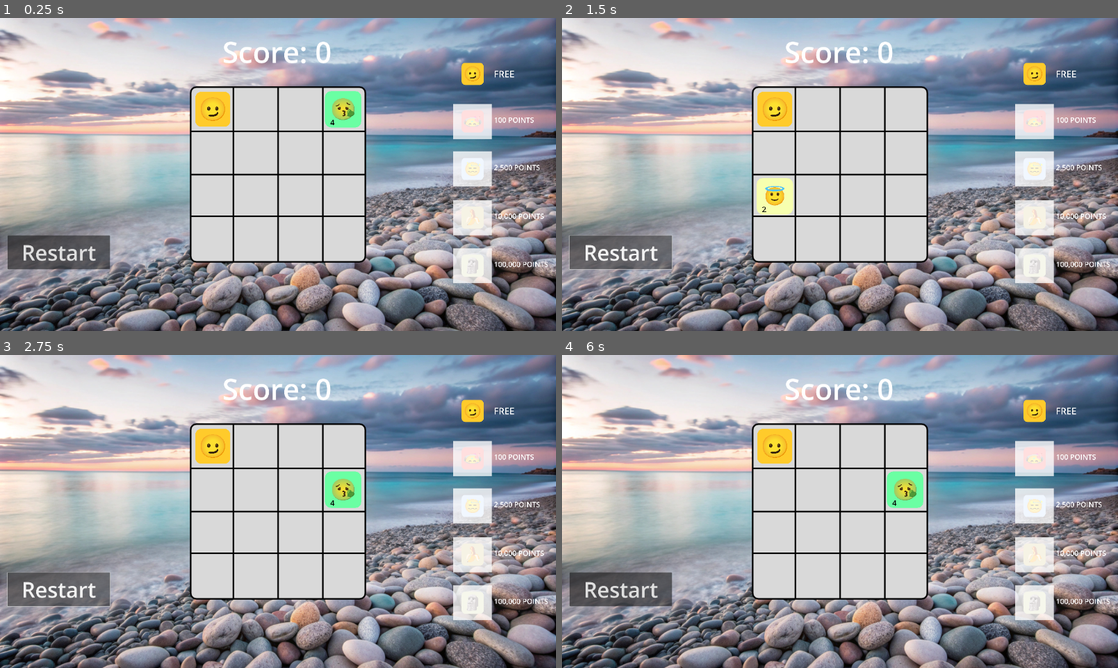
Above: before the commit, frames 1-4 (two rows, left to right).
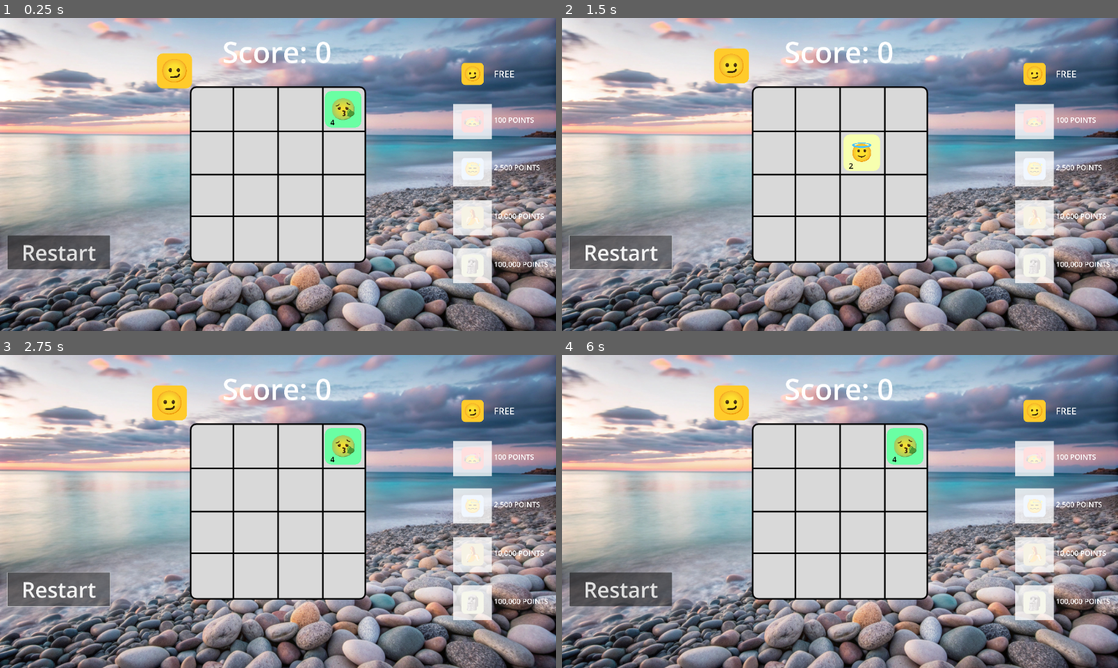
Above: after the commit, the same moments.

Repository: aeriab/gift-jam-2025
Game: Godot game, scene res://scenes/chill_game.tscn
Two runs of this game, one before a commit and one after it. Both use one fixed random seed, a clock stepped at 60 frames per second and the inputs below. Sound files missing from this copy of the repository are replaced by a short silence.
Inputs (mouse positions are in pixels of both pictures, inside the frame that each line leads up to):
- Up to frame 1 (0.25 s): no input
- Up to frame 2 (1.5 s): click "Restart" at 0.5 s; click "Restart" at 1.25 s
- Up to frame 3 (2.75 s): click "Restart" at 2 s
- Up to frame 4 (6 s): click (1034, 458) at 2.75 s; click (1034, 505) at 3.5 s; click (1034, 555) at 4.25 s; click (1034, 602) at 5 s; click (1034, 411) at 5.75 s

The runs differ from the first frame. In frame 1, 1.4% of the frame differs, in the area x 28-60%, y 11-35%; in frame 2, 2.9%; in frame 3, 2.9%, in the area x 27-65%, y 9-49%; in frame 4, 2.9%.

Commit message:
changes for the website

Diff:
--- a/project.godot
+++ b/project.godot
@@ -78,6 +78,8 @@
 
 [rendering]
 
+renderer/rendering_method="gl_compatibility"
+renderer/rendering_method.mobile="gl_compatibility"
 anti_aliasing/screen_space_roughness_limiter/enabled=false
 anti_aliasing/screen_space_roughness_limiter/amount=0.56
 anti_aliasing/screen_space_roughness_limiter/limit=0.13
--- a/scenes/chill_game.tscn
+++ b/scenes/chill_game.tscn
@@ -1,7 +1,8 @@
-[gd_scene load_steps=15 format=3 uid="uid://png5xwsvvejc"]
+[gd_scene load_steps=16 format=3 uid="uid://png5xwsvvejc"]
 
 [ext_resource type="AudioStream" uid="uid://bvvwgmc3apq8b" path="res://assets/lovely_music_cropped.mp3" id="1_0jl1m"]
 [ext_resource type="Texture2D" uid="uid://cxv0dyocoj732" path="res://assets/GreyGridBackground.png" id="1_e0b1p"]
+[ext_resource type="Script" path="res://scripts/chill_game.gd" id="1_i3280"]
 [ext_resource type="Texture2D" uid="uid://bnxo13j4egs0s" path="res://assets/smooth-stones-beach-sunset.jpg" id="1_mueea"]
 [ext_resource type="Script" path="res://scripts/tile_spawner.gd" id="2_bqqsl"]
 [ext_resource type="Script" path="res://scripts/music_replay.gd" id="2_sbme5"]
@@ -16,6 +17,7 @@
 [ext_resource type="Texture2D" uid="uid://byp4sf7f6q4jm" path="res://assets/emoji_tiles/gift-jam-player5.png" id="13_1d0fo"]
 
 [node name="chillGame" type="Node2D"]
+script = ExtResource("1_i3280")
 
 [node name="AudioStreamPlayer" type="AudioStreamPlayer" parent="."]
 stream = ExtResource("1_0jl1m")
@@ -254,6 +256,29 @@
 theme_override_font_sizes/font_size = 475
 text = "FREE"
 
+[node name="ColorRect" type="ColorRect" parent="."]
+z_index = 6
+offset_left = -1986.0
+offset_top = -1164.0
+offset_right = 2358.0
+offset_bottom = 1546.0
+color = Color(0.827451, 0.847059, 0.654902, 1)
+
+[node name="Gift-jam-player5" type="Sprite2D" parent="."]
+z_index = 7
+position = Vector2(0, -88.1956)
+scale = Vector2(1.6939, 1.6939)
+texture = ExtResource("13_1d0fo")
+
+[node name="ClickToPlay" type="Label" parent="."]
+z_index = 7
+offset_left = -696.0
+offset_top = 354.804
+offset_right = 711.0
+offset_bottom = 627.804
+theme_override_font_sizes/font_size = 200
+text = "CLICK TO PLAY"
+
 [connection signal="finished" from="AudioStreamPlayer" to="AudioStreamPlayer" method="_on_finished"]
 [connection signal="pressed" from="RestartButton" to="RestartButton" method="_on_pressed"]
 [connection signal="pressed" from="TextureButton" to="Player" method="_on_texture_button_pressed"]
--- a/scenes/tile_1.tscn
+++ b/scenes/tile_1.tscn
@@ -4,6 +4,7 @@
 [ext_resource type="Script" path="res://scripts/tile_1.gd" id="2_8evbc"]
 
 [node name="tile_1" type="Sprite2D"]
+texture_filter = 1
 scale = Vector2(0.2, 0.2)
 texture = ExtResource("1_sdw27")
 script = ExtResource("2_8evbc")
--- /dev/null
+++ b/scripts/chill_game.gd
@@ -0,0 +1,12 @@
+extends Node2D
+
+@onready var color_rect = $ColorRect
+@onready var gift_jam_player_5 = $"Gift-jam-player5"
+@onready var click_to_play = $ClickToPlay
+
+
+# Called when the node enters the scene tree for the first time.
+func _ready():
+	color_rect.visible = false
+	gift_jam_player_5.visible = false
+	click_to_play.visible = false
--- a/scripts/chill_player.gd
+++ b/scripts/chill_player.gd
@@ -1,10 +1,10 @@
 extends Node2D
 
-var desired_pos = Vector2(-337.5,-337.5)
+var desired_pos = Vector2(-562.5,-562.5)
 
 const FOLLOW_SPEED = 8.0
 
-var normed_pos = Vector2(1,1)
+var normed_pos = Vector2(0,0)
 @onready var grey_grid = $"../GreyGrid"
 @onready var audio_stream_player = $AudioStreamPlayer
 @onready var audio_stream_player_2 = $AudioStreamPlayer2
@@ -14,8 +14,8 @@
 @onready var audio_stream_player_6 = $AudioStreamPlayer6
 
 func restart():
-	desired_pos = Vector2(-337.5,-337.5)
-	normed_pos = Vector2(1,1)
+	desired_pos = Vector2(-562.5,-562.5)
+	normed_pos = Vector2(0,0)
 
 # Called when the node enters the scene tree for the first time.
 func _ready():
--- a/scripts/tile_spawner.gd
+++ b/scripts/tile_spawner.gd
@@ -34,7 +34,7 @@
 	for child in get_children():
 		remove_child(child)
 		child.queue_free()
-	Globals.matrix=[[0,0,0,0,0,0],[0,-1,0,0,0,0],[0,0,0,0,0,0],[0,0,0,0,0,0],[0,0,0,0,0,0],[0,0,0,0,0,0]]
+	Globals.matrix=[[-1,0,0,0,0,0],[0,0,0,0,0,0],[0,0,0,0,0,0],[0,0,0,0,0,0],[0,0,0,0,0,0],[0,0,0,0,0,0]]
 	Globals.player_pos=Vector2(-337.5,-337.5)
 	Globals.player_moved="down"
 	Globals.move_cycle = 8
